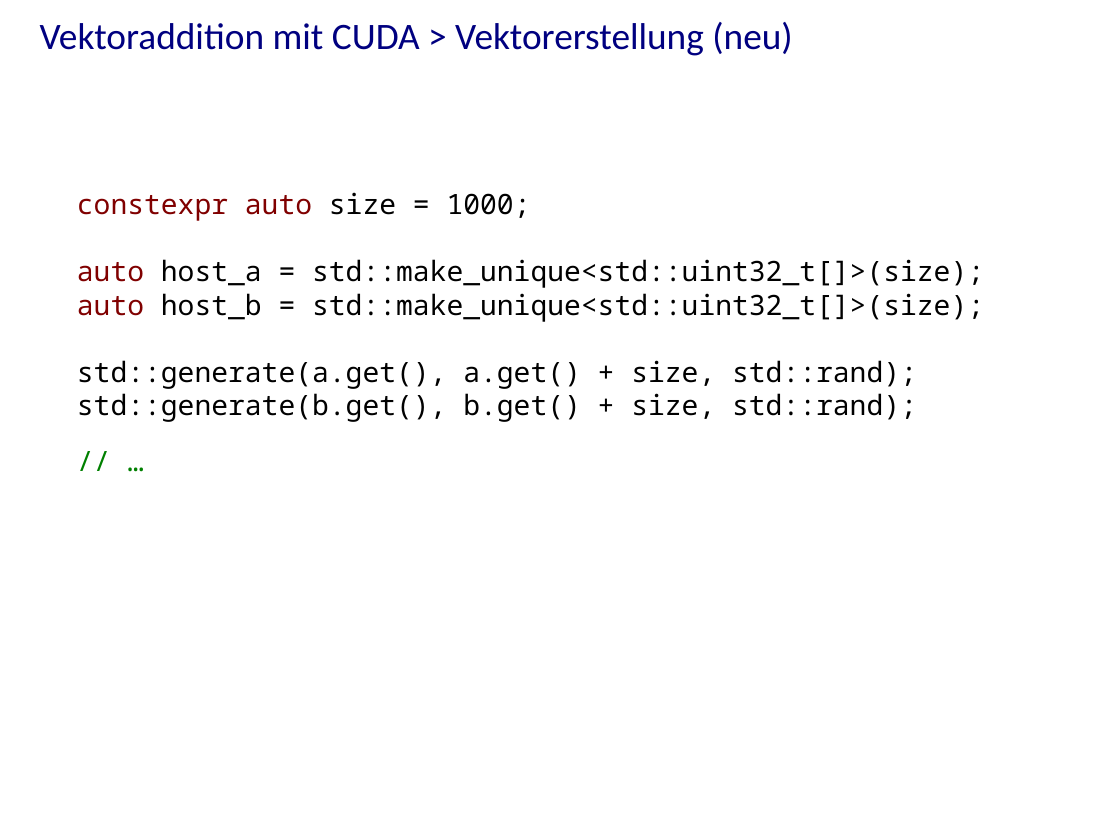
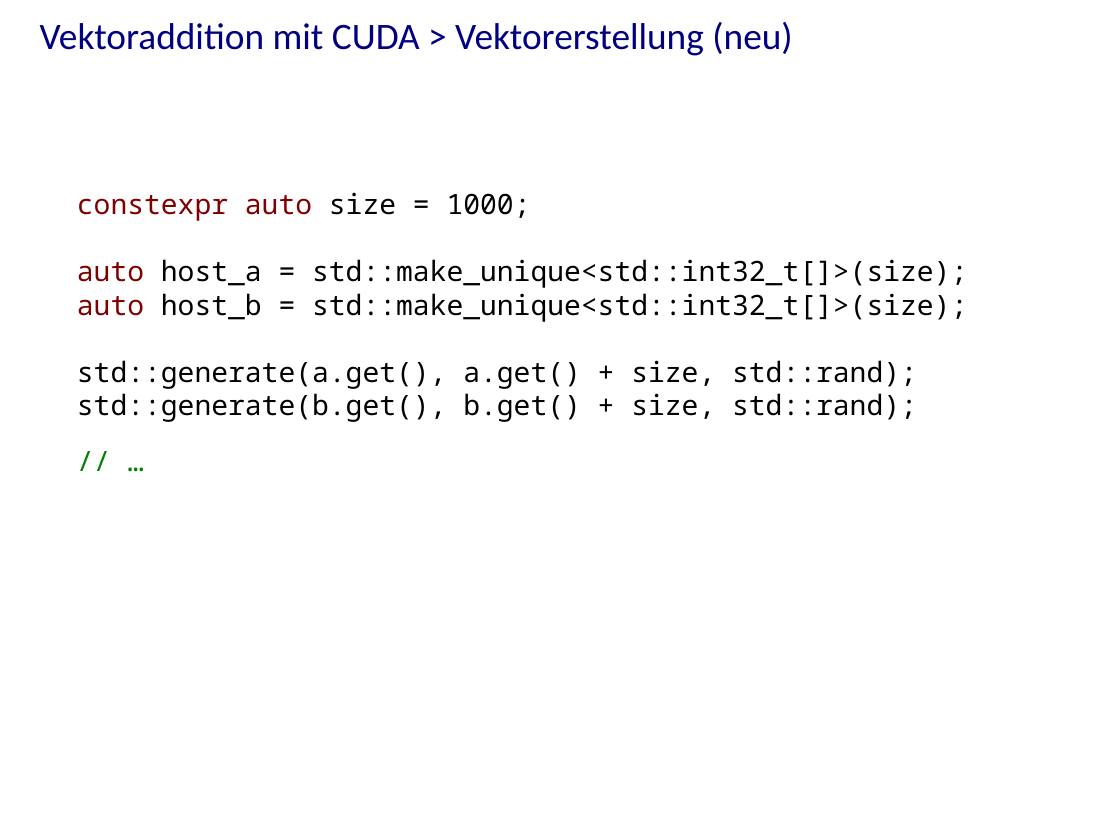
Before and after one commit to j-stephan/hs16, a slide deck: slide 23 of presentation/presentation.odp. Drawn at 1120x840 pixels with LibreOffice and Linux fonts; fonts in the diff are those of the drawing; background and template pictures are left out. Boxes give left, top, right and bottom in pixels: in the first picture for what was removed or moved away, otherwise in the second. Text is boxed around its words. In the diff, an @@ line names an element or a change of style, - is before the commit and + after.

```diff
--- a/presentation/presentation.odp
+++ b/presentation/presentation.odp
@@ text at box(77, 259, 967, 322): text changed @@
-auto host_a = std::make_unique<std::uint32_t[]>(size);
-auto host_b = std::make_unique<std::uint32_t[]>(size);
+auto host_a = std::make_unique<std::int32_t[]>(size);
+auto host_b = std::make_unique<std::int32_t[]>(size);
```
Also in this commit, not shown: 21 other slides changed, 1 slide added, 3 other files.
